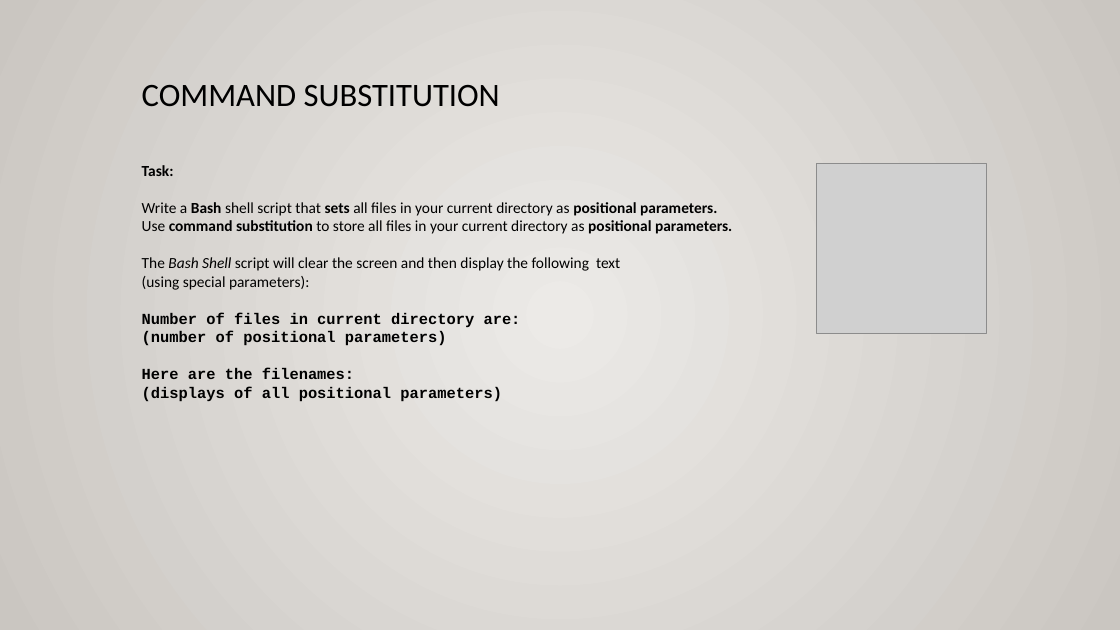
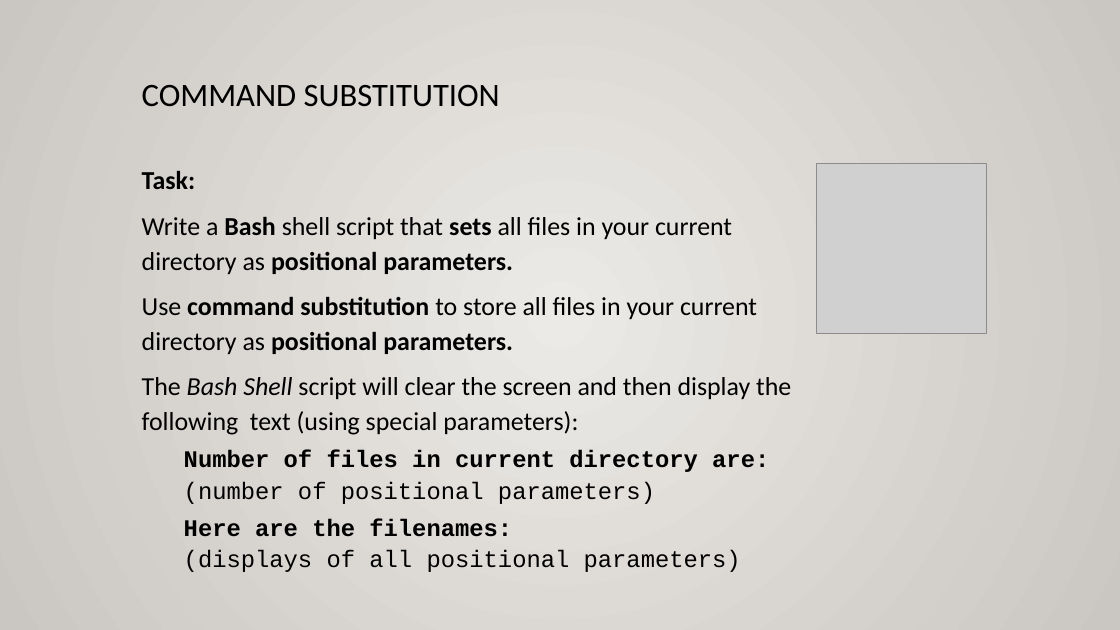
Before and after one commit to ULI101/slides, a slide deck: slide 12 of ULI101-11.2.pptx. Drawn at 1120x630 pixels with LibreOffice and Linux fonts; fonts in the diff are those of the drawing; grey boxes stand for pictures. Boxes give left, top, right and bottom in pixels: in the first picture for what was removed or moved away, otherwise in the second. Text is boxed around its words. In the diff, an @@ line names an element or a change of style, - is before the commit and + after.

```diff
--- a/ULI101-11.2.pptx
+++ b/ULI101-11.2.pptx
@@ text at <box>142,171,791,572</box>: text changed; size 13.2 to 22.2 pt; bold off @@
-Task:
-Write a Bash shell script that sets all files in your current directory as positional parameters.
-Use command substitution to store all files in your current directory as positional parameters.
-The Bash Shell script will clear the screen and then display the following text
-(using special parameters):
-Number of files in current directory are:
-(number of positional parameters)
-Here are the filenames:
-(displays of all positional parameters)
+Task:
+Write a Bash shell script that sets all files in your current directory as positional parameters.
+Use command substitution to store all files in your current directory as positional parameters.
+The Bash Shell script will clear the screen and then display the following text (using special parameters):
+  Number of files in current directory are:
+  (number of positional parameters)
+  Here are the filenames:
+  (displays of all positional parameters)
```
Also in this commit, not shown: 29 other slides changed, 3 other files.
